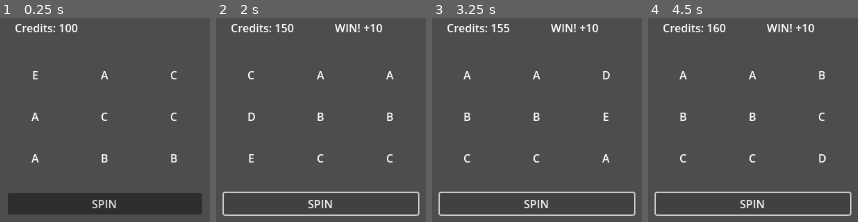
Above: before the commit, frames 1-4 (left to right).
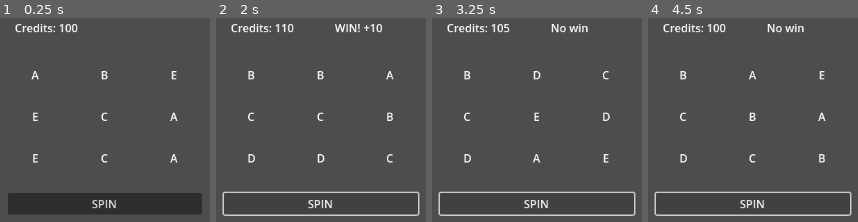
Above: after the commit, the same moments.

Repository: dimitrios-git/slotmachine
Game: Godot game, scene res://main.tscn
The game is run twice, just before and just after one commit, with the same random seed, the same clock (stepped at 60 frames per second) and the same inputs.
Inputs:
- Up to frame 1 (0.25 s): no input
- Up to frame 2 (2 s): click "SPIN" at 0.5 s; click "SPIN" at 1.25 s
- Up to frame 3 (3.25 s): click "SPIN" at 2 s
- Up to frame 4 (4.5 s): tap Enter at 3.5 s

The runs differ from the first frame. In frame 1, 0.8% of the frame differs, in the area x 14-85%, y 25-72%; in frame 2, 0.6%; in frame 3, 1.6%, in the area x 14-85%, y 2-72%; in frame 4, 1.2%.

Commit message:
feat(slot-engine): complete Phase 2.1 migration to data-driven symbols
- Added SlotSymbol resource and integrated weighted random selection
- Updated SlotConfig to store Array[SlotSymbol] instead of strings
- Eliminated manual symbol assignment in reels
- Implemented auto symbol injection via SlotManager.initialize_reels()
- Moved reel initialization logic out of _ready() to avoid empty arrays
- Added debugging and validation for initialization order
- Ensured reels receive correct symbol lists before spin
- Cleaned legacy logic and stabilized initialization order

Diff:
--- a/main.gd
+++ b/main.gd
@@ -1,27 +1,35 @@
 extends Node2D
 
 @export var slot_manager: SlotManager
-var credits := 100
-var spin_cost := 5
+
+var credits: int = 100
+var spin_cost: int = 5
 
 @onready var spin_button: Button = $SpinButton
 @onready var credits_label: Label = $CreditsLabel
 @onready var result_label: Label = $ResultLabel
 
-var finished_count := 0
-var current_results: Array[String] = []
+var finished_reels := 0
+var current_results: Array[SlotSymbol] = []
+
 
 func _ready():
+	if slot_manager == null:
+		push_error("Main: slot_manager is not assigned!")
+		return
+
 	update_ui()
 
-	# Hook reel finish signals
-	for r in slot_manager.reels:
-		r.spin_finished.connect(_on_reel_finished)
+	# Connect reel finish signals
+	for reel in slot_manager.reels:
+		reel.spin_finished.connect(_on_reel_finished)
 
 	spin_button.pressed.connect(_on_spin_pressed)
 
+
 func update_ui():
 	credits_label.text = "Credits: %d" % credits
+
 
 func _on_spin_pressed():
 	if credits < spin_cost:
@@ -32,20 +40,25 @@
 	update_ui()
 	result_label.text = ""
 
-	finished_count = 0
+	# Reset state
+	finished_reels = 0
+
+	# Manager decides the target symbols (returns Array[SlotSymbol])
 	current_results = slot_manager.spin()
 
 	spin_button.disabled = true
 
-func _on_reel_finished(symbol: String):
-	finished_count += 1
 
-	if finished_count == slot_manager.config.reel_count:
-		var payout := slot_manager.evaluate(current_results)
-		credits += payout
+func _on_reel_finished(symbol: SlotSymbol):
+	finished_reels += 1
+
+	# All reels finished?
+	if finished_reels == slot_manager.config.reel_count:
+		var payout: int = slot_manager.evaluate(current_results)
 
 		if payout > 0:
 			result_label.text = "WIN! +%d" % payout
+			credits += payout
 		else:
 			result_label.text = "No win"
 
--- a/reel.gd
+++ b/reel.gd
@@ -1,8 +1,8 @@
 extends Control
 
-signal spin_finished(symbol: String)
+signal spin_finished(symbol: SlotSymbol)
 
-@export var symbols: Array[String] = ["A", "B", "C", "D", "E"]
+var symbols: Array[SlotSymbol] = []
 
 @export var spin_speed: float = 900.0
 @export var slowdown_distance: float = 240.0
@@ -13,14 +13,16 @@
 
 var row_height: float
 var spinning: bool = false
-var target_symbol: String = ""
+var target_symbol: SlotSymbol
 var symbol_index: int = 0
 
+func set_symbol_list(list: Array[SlotSymbol]) -> void:
+	symbols = list
 
 func _ready():
 	randomize()
 
-	# Dynamically find all row nodes (strictly Control only)
+	# Collect rows dynamically
 	rows.clear()
 	for child in container.get_children():
 		if child is Control:
@@ -32,12 +34,20 @@
 
 	row_height = rows[0].size.y
 
-	# Initialize with random symbols
+	# Initialize rows with random symbol IDs
+	# Initial symbols will be assigned later by SlotManager
+
+func initialize_reel():
+	if symbols.is_empty():
+		push_error("%s: symbols not assigned before initialize_reel()" % name)
+		return
+
+	# Initialize rows with random IDs
 	for r in rows:
-		r.text = symbols[randi() % symbols.size()]
+		var s: SlotSymbol = symbols[randi() % symbols.size()]
+		r.text = s.id
 
-
-func spin(symbol: String):
+func spin(symbol: SlotSymbol):
 	if spinning:
 		return
 
@@ -82,23 +92,26 @@
 	for r in rows:
 		r.position.y += distance
 
-	# Wrap any row exiting the bottom
+	# Wrap rows
 	for r in rows:
 		if r.position.y >= total_height:
 			r.position.y -= total_height
 			symbol_index = (symbol_index + 1) % symbols.size()
-			r.text = symbols[symbol_index]
+			var s: SlotSymbol = symbols[symbol_index]
+			r.text = s.id
 
 
-func _set_center_symbol(symbol: String) -> void:
+func _set_center_symbol(symbol: SlotSymbol) -> void:
+	# Find index of target in symbols array
 	var idx := symbols.find(symbol)
 	if idx == -1:
 		idx = 0
 
 	var center := rows.size() / 2
 
-	# Align each row to proper symbol
+	# Align rows around the target symbol
 	for i in range(rows.size()):
 		var sym_idx := (idx + (i - center) + symbols.size()) % symbols.size()
-		rows[i].text = symbols[sym_idx]
+		var s: SlotSymbol = symbols[sym_idx]
+		rows[i].text = s.id
 		rows[i].position.y = row_height * i
--- a/slot/default_slot_config.tres
+++ b/slot/default_slot_config.tres
@@ -1,7 +1,39 @@
-[gd_resource type="Resource" script_class="SlotConfig" load_steps=2 format=3 uid="uid://4oq0fbm8fr5a"]
+[gd_resource type="Resource" script_class="SlotConfig" load_steps=8 format=3 uid="uid://4oq0fbm8fr5a"]
 
 [ext_resource type="Script" uid="uid://sp3n3g5uo2eo" path="res://slot/slot_config.gd" id="1_uuus3"]
+[ext_resource type="Script" uid="uid://cpntuv5j75o7e" path="res://slot/slot_symbol.gd" id="2_vklun"]
+
+[sub_resource type="Resource" id="Resource_2oavf"]
+script = ExtResource("2_vklun")
+id = "A"
+weight = 5
+metadata/_custom_type_script = "uid://cpntuv5j75o7e"
+
+[sub_resource type="Resource" id="Resource_r7ejk"]
+script = ExtResource("2_vklun")
+id = "B"
+weight = 5
+metadata/_custom_type_script = "uid://cpntuv5j75o7e"
+
+[sub_resource type="Resource" id="Resource_iqlgr"]
+script = ExtResource("2_vklun")
+id = "C"
+weight = 4
+metadata/_custom_type_script = "uid://cpntuv5j75o7e"
+
+[sub_resource type="Resource" id="Resource_4ihdq"]
+script = ExtResource("2_vklun")
+id = "D"
+weight = 3
+metadata/_custom_type_script = "uid://cpntuv5j75o7e"
+
+[sub_resource type="Resource" id="Resource_lo2ou"]
+script = ExtResource("2_vklun")
+id = "E"
+weight = 2
+metadata/_custom_type_script = "uid://cpntuv5j75o7e"
 
 [resource]
 script = ExtResource("1_uuus3")
+symbols = Array[ExtResource("2_vklun")]([SubResource("Resource_2oavf"), SubResource("Resource_r7ejk"), SubResource("Resource_iqlgr"), SubResource("Resource_4ihdq"), SubResource("Resource_lo2ou")])
 metadata/_custom_type_script = "uid://sp3n3g5uo2eo"
--- a/slot/slot_config.gd
+++ b/slot/slot_config.gd
@@ -3,7 +3,7 @@
 class_name SlotConfig
 
 # The full symbol set used in the game
-@export var symbols: Array[String] = ["A", "B", "C", "D", "E"]
+@export var symbols: Array[SlotSymbol] = []
 
 # Number of reels the game should use
 @export var reel_count: int = 3
--- a/slot/slot_manager.gd
+++ b/slot/slot_manager.gd
@@ -4,29 +4,68 @@
 @export var config: SlotConfig
 @export var reels: Array[Node]
 
-signal spin_complete(result_symbols: Array[String], payout: int)
+signal spin_complete(result_symbols: Array[SlotSymbol], payout: int)
 
-func spin():
-	var results: Array[String] = []
 
-	# Pick target symbols
+func _ready():
+	call_deferred("initialize_reels")
+
+func initialize_reels():
+	print("=== INITIALIZE REELS ===")
+	print("Config symbols count: ", config.symbols.size())
+	print("Reels in manager: ", reels)
+
+	if config == null:
+		push_error("SlotManager: config not assigned!")
+		return
+
+	for reel in reels:
+		print("Assigning symbols to: ", reel.name)
+
+		if "set_symbol_list" in reel:
+			reel.set_symbol_list(config.symbols)
+			print("  -> assigned ", config.symbols.size(), " symbols")
+			reel.initialize_reel()
+		else:
+			push_error("%s is not a reel with set_symbol_list()" % reel.name)
+
+
+
+func spin() -> Array[SlotSymbol]:
+	var results: Array[SlotSymbol] = []
+
 	for i in range(config.reel_count):
-		var s = config.symbols[randi() % config.symbols.size()]
-		results.append(s)
+		results.append(weighted_random_symbol())
 
-	# Send target symbols to reels
 	for i in range(reels.size()):
 		reels[i].spin(results[i])
 
 	return results
 
-func evaluate(symbols: Array[String]) -> int:
+
+func weighted_random_symbol() -> SlotSymbol:
+	var total := 0
+	for s in config.symbols:
+		total += s.weight
+
+	var pick := randi() % total
+
+	for s in config.symbols:
+		pick -= s.weight
+		if pick < 0:
+			return s
+
+	return config.symbols[0]
+
+
+func evaluate(symbols: Array[SlotSymbol]) -> int:
 	var counts := {}
+
 	for s in symbols:
-		counts[s] = (counts.get(s, 0) + 1)
+		counts[s.id] = (counts.get(s.id, 0) + 1)
 
 	var highest := 0
-	for k in counts:
+	for k in counts.keys():
 		highest = max(highest, counts[k])
 
 	return config.payouts.get(highest, 0)
--- /dev/null
+++ b/slot/slot_symbol.gd
@@ -0,0 +1,16 @@
+@icon("res://icon.svg")
+extends Resource
+class_name SlotSymbol
+
+# Internal ID / label
+@export var id: String = ""
+
+# Odds weight (higher = more common)
+@export var weight: int = 1
+
+# Future-proof fields
+@export var is_wild: bool = false
+@export var is_scatter: bool = false
+
+# Future reference for sprites (not used yet)
+@export var icon: Texture2D
Not shown, added: slot/slot_symbol.gd.uid
